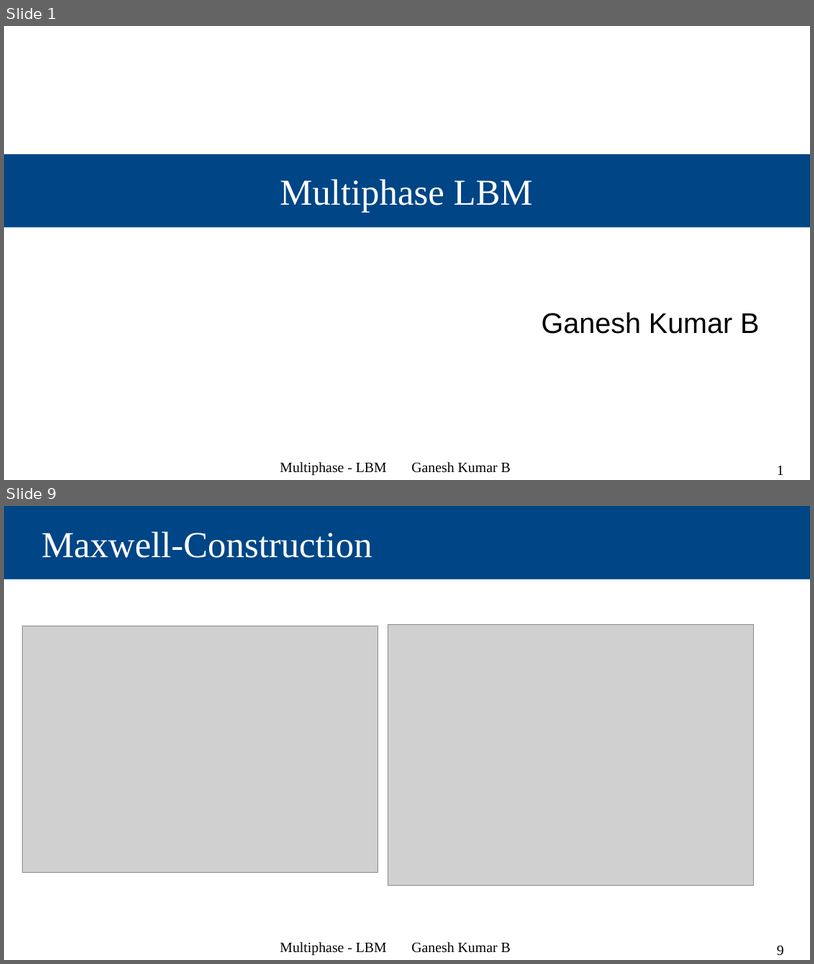
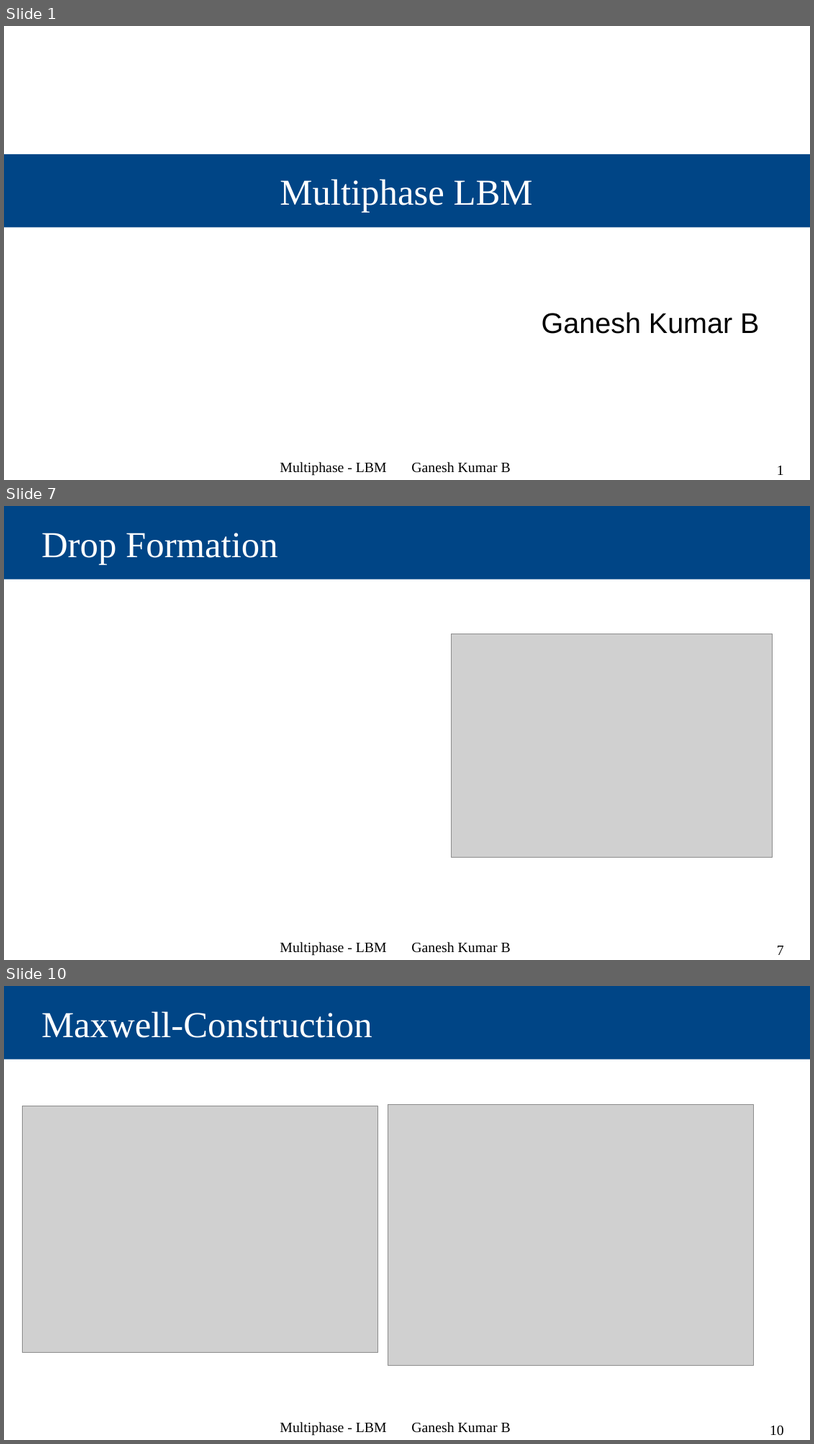
Before and after one commit to Ganesh-Kumar-B/multiphase_ppts, a slide deck: Multiphase_LBM.odp. Shown one above the other, each under a label of ours: slides 1 and 9 before the commit, slides 1, 7 and 10 after it; the slides between them are not shown. The pictures are 814x964 and 814x1444 pixels, drawn with LibreOffice and Linux fonts; fonts in the diff are those of the drawing; grey boxes stand for pictures. Boxes give left, top, right and bottom in pixels: in the first picture for what was removed or moved away, otherwise in the second. Text is boxed around its words. In the diff, an @@ line names an element or a change of style, - is before the commit and + after.

```diff
--- a/Multiphase_LBM.odp
+++ b/Multiphase_LBM.odp
@@ slide 7 added at bbox=[4, 506, 810, 960], background #FFFFFF @@
@@ title added at bbox=[4, 506, 810, 579], fill #004586, 36 pt, text #FFFFFF @@
+Drop Formation
@@ picture added at bbox=[452, 634, 772, 857] @@
@@ text added at bbox=[280, 942, 511, 955], 14 pt, text #000000 @@
+Multiphase - LBM Ganesh Kumar B
@@ page number added at bbox=[777, 945, 784, 955], 14 pt, text #000000 @@
+7
@@ what was slide 9 is now slide 10 @@
@@ page number at bbox=[770, 1425, 784, 1435]: text changed @@
-9
+10
```
Also in this commit, not shown: 8 slides changed.
